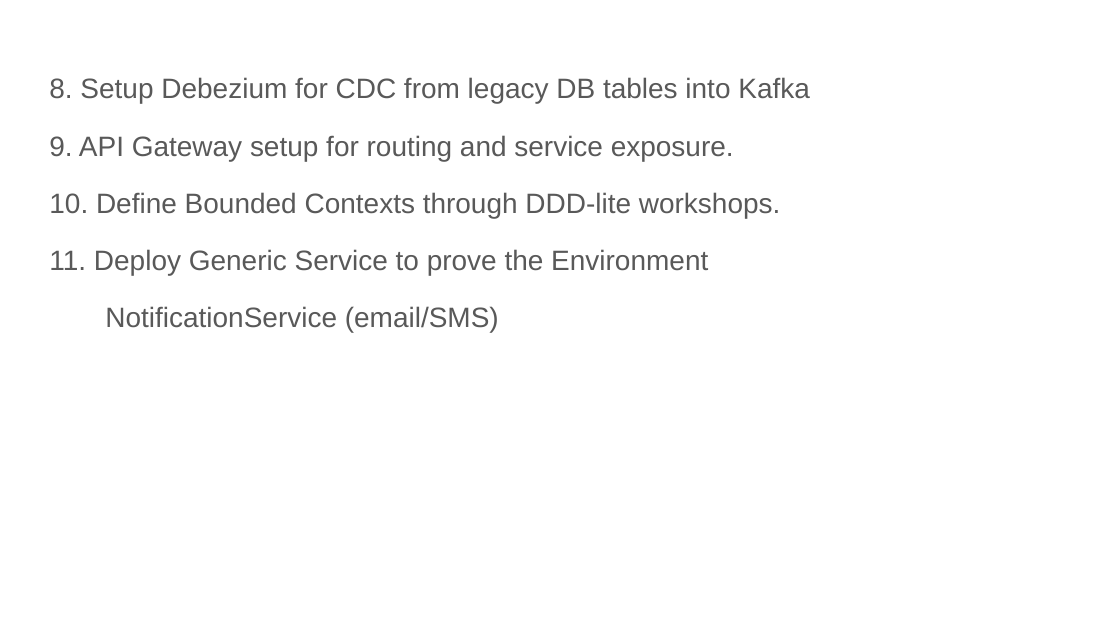
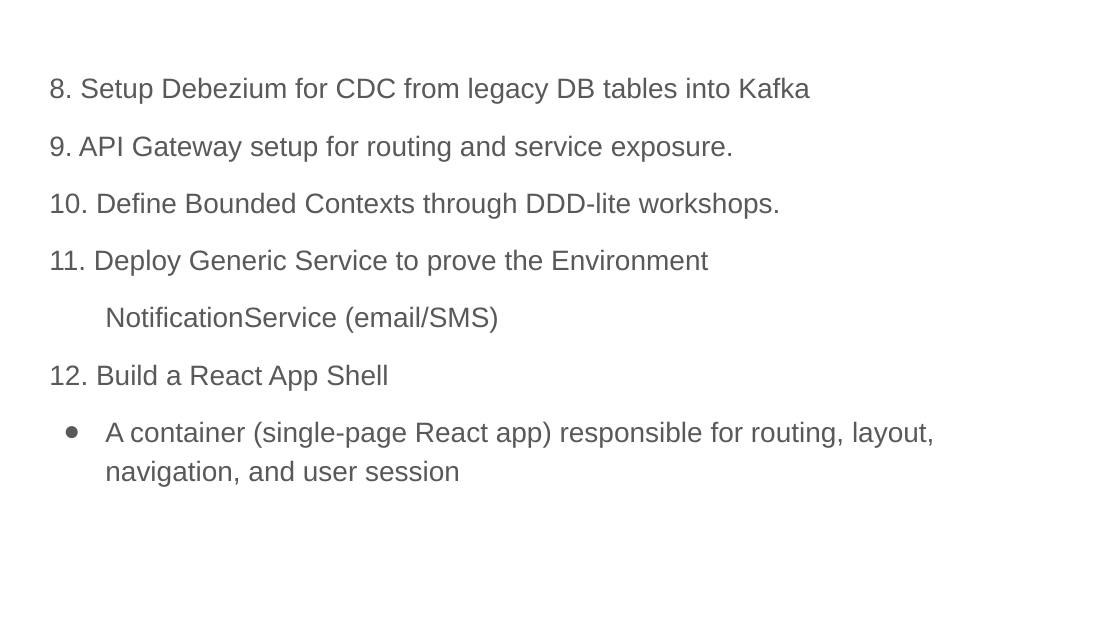
Before and after one commit to pfcit/nextgen-exam-system, a slide deck: slide 50 of ExamSystemMigration.pptx. Drawn at 1120x630 pixels with LibreOffice and Linux fonts; fonts in the diff are those of the drawing. Boxes give left, top, right and bottom in pixels: in the first picture for what was removed or moved away, otherwise in the second. Text is boxed around its words. In the diff, an @@ line names an element or a change of style, - is before the commit and + after.

```diff
--- a/ExamSystemMigration.pptx
+++ b/ExamSystemMigration.pptx
@@ text at bbox=[49, 364, 934, 486]: paragraphs added @@
+12. Build a React App Shell
+● A container (single-page React app) responsible for routing, layout, navigation, and user session
```
Also in this commit, not shown: 3 other slides changed, 1 slide added.
